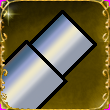
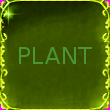
The second 110 × 110 image is a revision of the first. Changes to its layers:
hid "Nouveau calque#1" over [1, 10, 97, 109]
added layer "PLANT" above "blank110x110 - GREEN" over [19, 47, 92, 64]
added layer "blank110x110 - GREEN" above "blank110x110.bmp#1" over [0, 0, 110, 110]
hid "blank110x110.bmp#1" over [0, 0, 110, 110]
